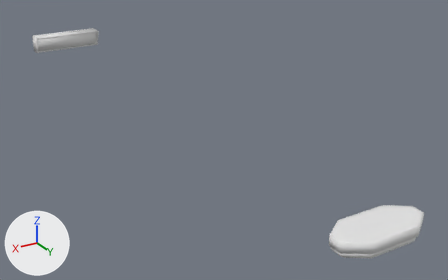
Two versions of the FBX model Assets/__Workspaces/Marion/M_/M_Light.fbx, one commit apart.
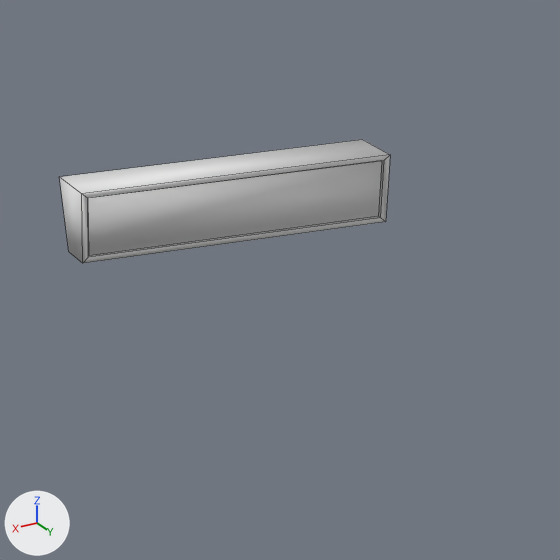
Each version is shown whole from a 50 mm lens placed at (3.79, 3.54, 7.35), pointed at (-0.68, -3.91, 3.63), then close up on the part from 4% to 30% of the width and 0% to 40% of the height. Every picture has the same lights, and +X, +Y and +Z are marked at lower left. The older version's two pictures come first. The close-ups show mesh edges as thin lines.

Names of what the first close-up shows: 'Light02_low', 'Socle_low'.
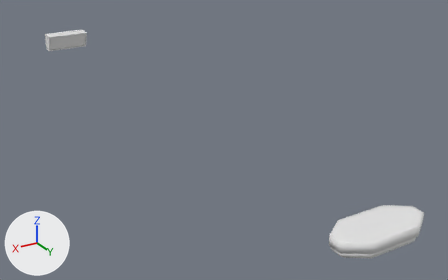
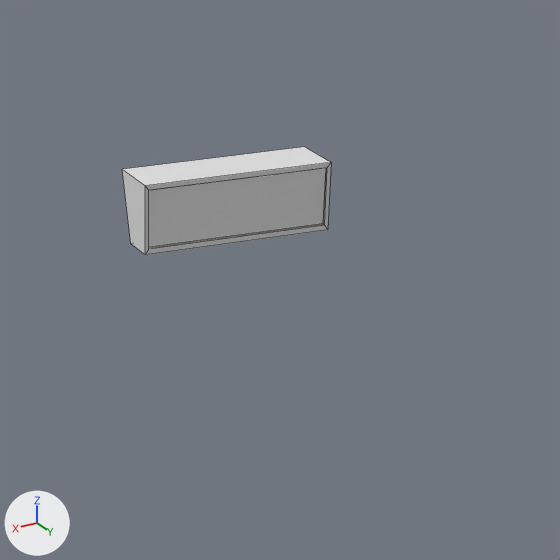
Location of each change, [x1, y1, x2, y2] in pixels of the close-ups (560 x 560 px):
'Light02_low', rescaled (40% narrower, 16% shorter): before [88, 161, 382, 255]; after [149, 168, 326, 247]
'Socle_low', reshaped: before [60, 140, 390, 263]; after [122, 147, 331, 255]

Edits to the bpy script that builds the scene:
```text
Change me_cylinder_001:
    used by ob_light02_low; location = (0.0, 0.0, 0.0)
    remove me_cylinder_001.from_pydata(...)  # 8 vertices, 6 faces; spans x -0.63..0.63, y -9.242..-9.083, z 3.964..4.227
    add me_cylinder_001.from_pydata(...)  # 8 vertices, 6 faces; spans x -0.38..0.38, y -9.242..-9.083, z 3.964..4.227
    me_cylinder_001 part 2: the whole mesh is scaled about its middle by (0.602, 1, 1)
Change me_cylinder_004:
    used by ob_socle_low; location = (0.0, 0.0, 0.0)
    remove me_cylinder_004.from_pydata(...)  # 52 vertices, 48 faces; spans x -0.66..0.66, y -9.39..0.24, z 3.94..4.37
    add me_cylinder_004.from_pydata(...)  # 52 vertices, 48 faces; spans x -0.52..0.52, y -9.39..0.24, z 3.94..4.37
    me_cylinder_004 part 1: the loose piece of 20 vertices spanning x -0.66..0.66, y -9.39..-9.06, z 3.94..4.26 is scaled about its middle by (0.602, 1, 1)
```
